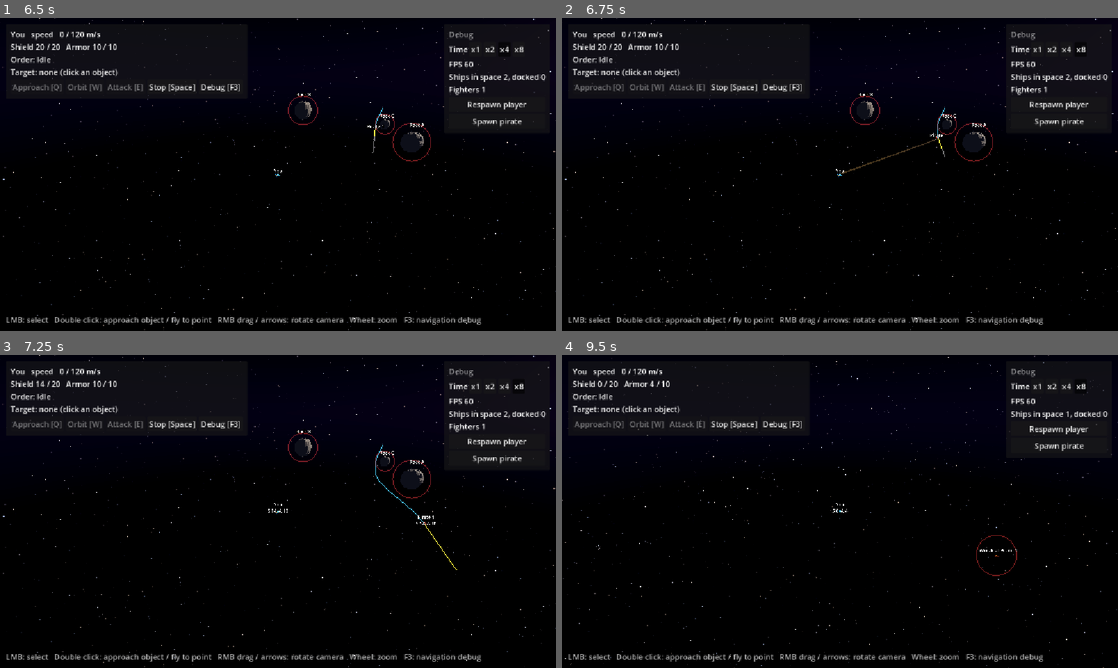
Above: before the commit, frames 1-4 (two rows, left to right).
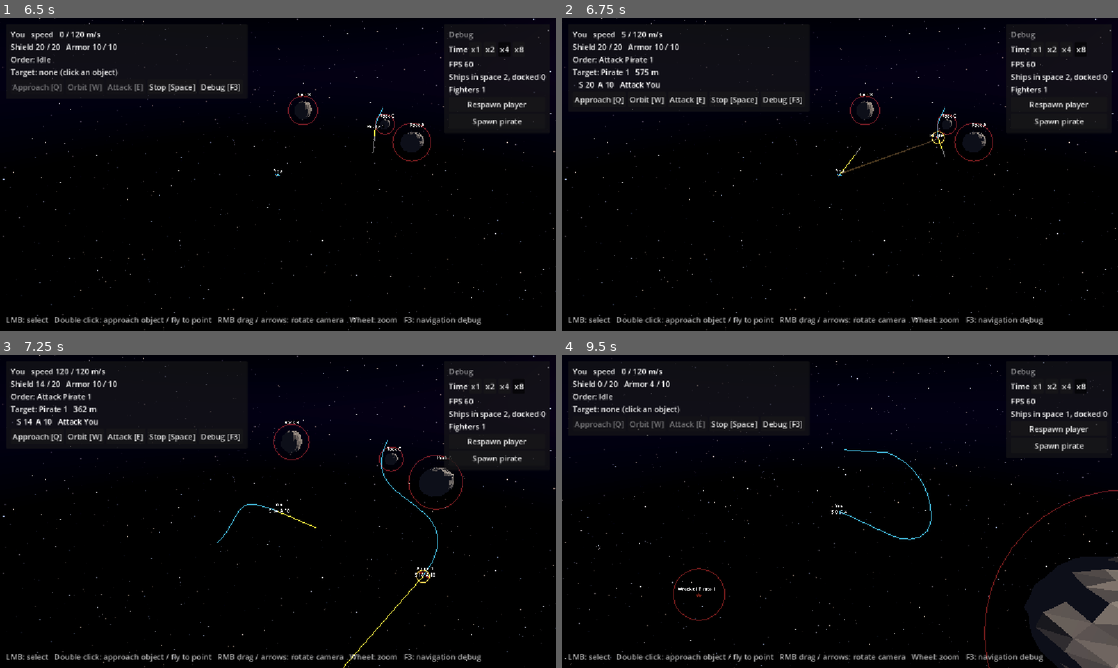
Above: after the commit, the same moments.

Repository: Sairef/stellar-ranger-new
Game: Godot game, scene res://scenes/sandbox/combat_sandbox.tscn
The game is run twice, just before and just after one commit, with the same random seed, the same clock (stepped at 60 frames per second) and the same inputs. This scene is started directly instead of the project's main scene.
Inputs (mouse positions are in pixels of both pictures, inside the frame that each line leads up to):
- Up to frame 1 (6.5 s): click "Respawn player" at 0.5 s; click "Respawn player" at 1.25 s; click "Respawn player" at 2 s; click "Stop [Space]" at 2.75 s; click "Debug [F3]" at 3.5 s; click "x1" at 4.25 s; click "x2" at 5 s; click "x4" at 5.75 s
- Up to frame 2 (6.75 s): click "x8" at 6.5 s
- Up to frame 3 (7.25 s): no input
- Up to frame 4 (9.5 s): tap Enter at 7.25 s; move the mouse to (962, 495) at 7.27 s; hold Right 7.28-8 s; tap Q at 7.35, 8.85 s; click (962, 495) at 7.42 s; tap Space at 7.52, 7.82 s; drag from (728, 527) to (812, 574) at 8.02 s; move the mouse to (895, 442) at 8.77 s; hold Right from 8.78 s (still down)

Frame 1 is identical in both runs. In frame 2, 1.5% of the frame differs, in the area x 2-69%, y 4-50%; in frame 3, 2.7%; in frame 4, 5.5%, in the area x 20-100%, y 30-100%.

Commit message:
Auto-engage: an idle player ship attacks new hostiles
When the player's ship has no order and its weapon opens fire at a
hostile it has not fought yet, the controller gives an ordinary Attack
order (come into range, circle the target), so a fight goes on after
the first kill instead of the ship sitting still while its weapon
switches targets. It selects the target if nothing is selected.

- Never overrides an order the player gave.
- After Stop the ship does not go back for the target it was fighting;
  only a new hostile starts a new attack.
- PlayerController.auto_engage turns it off.
- Tests: combat checks cover engaging, not overriding orders, Stop and
  chaining to the next target; they fail with auto-engage off.

Diff:
--- a/src/player/player_controller.gd
+++ b/src/player/player_controller.gd
@@ -10,6 +10,11 @@
 ## The object under the cursor gets a faint ring (`hovered`), so it is clear what a click selects.
 ## The ship, the selection and the hovered object are kept as ObjectRefs: once one of them is
 ## gone (destroyed, jumped out), it simply reads as null.
+##
+## Auto-engage: when the ship has no order and its weapon opens fire at a new hostile on its own,
+## the ship attacks it (comes into range and circles it), so a fight goes on after the first kill.
+## It never overrides an order the player gave, and after Stop the ship does not go back for the
+## target it was fighting: only a hostile it has not fought yet starts a new attack.
 
 signal selection_changed(target: Node3D)
 
@@ -19,7 +24,10 @@
 		return _ship.resolve() as Ship if _ship != null else null
 	set(value):
 		_ship = ObjectRef.to(value)
+		_engaged = ObjectRef.new()
 @export var camera: Camera3D
+## See "Auto-engage" above.
+@export var auto_engage := true
 ## Distance from the target's surface for the Approach command, in meters.
 @export var approach_distance := 50.0
 ## Distance from the target's surface for the Orbit command, in meters.
@@ -48,6 +56,8 @@
 var _ship: ObjectRef = null
 var _selected := ObjectRef.new()
 var _hovered := ObjectRef.new()
+## The last ship the player's ship attacked, by order or by auto-engage.
+var _engaged := ObjectRef.new()
 var _press_position := Vector2.ZERO
 var _marker: Sprite3D
 var _hover_marker: Sprite3D
@@ -94,6 +104,29 @@
 	var hover := hovered
 	_place_ring(_marker, current)
 	_place_ring(_hover_marker, hover if hover != current else null)
+
+
+func _physics_process(_delta: float) -> void:
+	if auto_engage and has_ship():
+		_auto_engage(ship)
+
+
+func _auto_engage(own: Ship) -> void:
+	if own.current_order != null:
+		var fighting := own.current_order.get_attack_target()
+		if fighting != null and not _engaged.points_to(fighting):
+			_engaged = ObjectRef.to(fighting)
+		return  # Never override an order.
+	var weapon := own.get_weapon()
+	if weapon == null or not weapon.enabled:
+		return
+	var target := weapon.choose_target()
+	if target == null or _engaged.points_to(target):
+		return
+	_engaged = ObjectRef.to(target)
+	own.give_order(AttackOrder.new(target))
+	if selected == null:
+		select(target)
 
 
 func select(target: Node3D) -> void:
--- a/tests/combat_checks.gd
+++ b/tests/combat_checks.gd
@@ -23,6 +23,7 @@
 	await _out_of_range()
 	await _pirate_meets_armed_trader()
 	await _combat_sandbox_scene()
+	await _auto_engage()
 	_check(_errors.errors.is_empty(), "no errors during the run %s" % _errors.errors)
 	print("\n%d passed, %d failed" % [_passed, _failed])
 	get_tree().quit(1 if _failed > 0 else 0)
@@ -139,6 +140,47 @@
 	await _end()
 
 
+## An idle player ship attacks hostiles its weapon opens fire at, but never overrides an order.
+func _auto_engage() -> void:
+	_begin("Auto-engage: the idle player ship attacks new hostiles")
+	var sandbox := load("res://scenes/sandbox/combat_sandbox.tscn").instantiate() as CombatSandbox
+	_world.add_child(sandbox)
+	var controller := sandbox.controller
+	var player := controller.ship
+	# Unarmed pirates: the player must survive the whole scenario.
+	var pirate := sandbox.get_node("Ships/Pirate1") as Ship
+	pirate.get_weapon().enabled = false
+	var stats := {"kills": 0}
+	pirate.destroyed.connect(func(_ship: Ship, _wreck: Wreck) -> void: stats.kills += 1)
+	var first := ObjectRef.to(pirate)
+	var time: float = await _simulate(60.0, func() -> bool: return _attacking(controller) == "Pirate 1")
+	_check(time > 0.0, "the idle ship attacks the pirate that came into range (%.1f s)" % time)
+	_check(Autopilot.name_of(controller.selected) == "Pirate 1", "and selects it, as nothing was selected")
+
+	player.give_order(MoveToOrder.new(player.global_position + Vector3(400, 0, 0)))
+	await _simulate(2.0, func() -> bool: return false)
+	_check(player.current_order is MoveToOrder,
+			"an order from the player is never overridden (%s)" % player.get_order_label())
+
+	controller.stop()
+	await _simulate(3.0, func() -> bool: return false)
+	_check(player.current_order == null and stats.kills == 0
+			and Autopilot.name_of(player.get_weapon().choose_target()) == "Pirate 1",
+			"after Stop it keeps firing at the pirate but does not go after it (%s)" % player.get_order_label())
+
+	var second := sandbox.spawn_pirate()
+	second.get_weapon().enabled = false
+	var second_name := second.display_name
+	player.get_weapon().damage = 5.0
+	controller.select(first.resolve())
+	controller.attack_selected()
+	time = await _simulate(60.0, func() -> bool: return stats.kills > 0)
+	_check(time > 0.0, "the player kills the pirate it was ordered to attack (%.1f s)" % time)
+	time = await _simulate(30.0, func() -> bool: return _attacking(controller) == second_name)
+	_check(time >= 0.0, "then goes after the next hostile its weapon fires at: %s (%.1f s)" % [second_name, time])
+	await _end()
+
+
 # --- Helpers ---------------------------------------------------------------------------------
 
 func _begin(title: String) -> void:
@@ -167,6 +209,14 @@
 			print("    contact: %s hit %s | %s | speed %.1f" % [ship_name,
 					Autopilot.name_of(collider), ship.get_order_label(), ship.speed]))
 	return ship
+
+
+## Name of the ship the player's ship is attacking, or "".
+func _attacking(controller: PlayerController) -> String:
+	if not controller.has_ship() or controller.ship.current_order == null:
+		return ""
+	var target := controller.ship.current_order.get_attack_target()
+	return Autopilot.name_of(target) if target != null else ""
 
 
 ## Advances the simulation until `done` returns true or `timeout` seconds pass.
Not shown, changed: docs/concept.md
